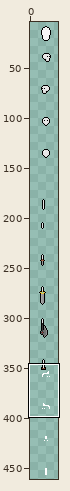
Two versions of one sprite sheet, assets/bodyParts2.png. Above, an overview of the earlier version with the close-up marked.
Close-up. First the earlier version:
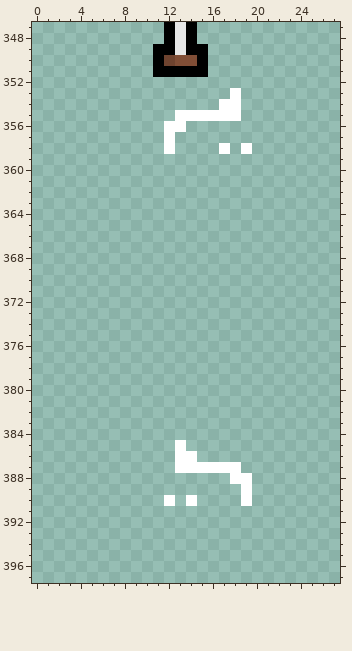
The file is 32x480 pixels. Shown: x 0..27, y 347..397. The wide view leaves out empty margins. The commit also changed other parts of the picture, which this record leaves out.
And afterwards:
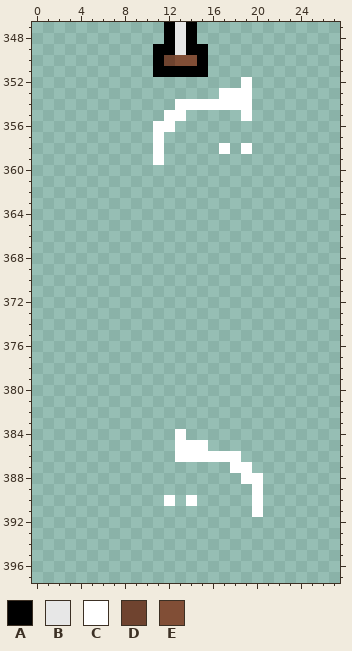
Palette (. is transparent): A #000000  B #e7e7e7  C #ffffff  D #6f432f  E #814e36
Diff:
y 352: x 19 . -> C
y 353: x 17 . -> C; x 19 . -> C
y 354: x 13..16 .... -> CCCC; x 19 . -> C
y 355: x 12 . -> C; x 14..19 CCCCC. -> .....C
y 356: x 11 . -> C; x 13 C -> .
y 357..358: x 11..12 .C -> C.
y 359: x 11 . -> C
y 384: x 13 . -> C
y 385: x 14..15 .. -> CC
y 386: x 15..18 .... -> CCCC
y 387: x 13..17 CCCCC -> .....; x 19 . -> C
y 388: x 18 C -> .; x 20 . -> C
y 389..390: x 19..20 C. -> .C
y 391: x 20 . -> C
Where, in picture pixels (left, top, right, bottom), the same in both close-ups:
changed: (153, 77, 252, 165)
changed: (175, 429, 263, 517)
